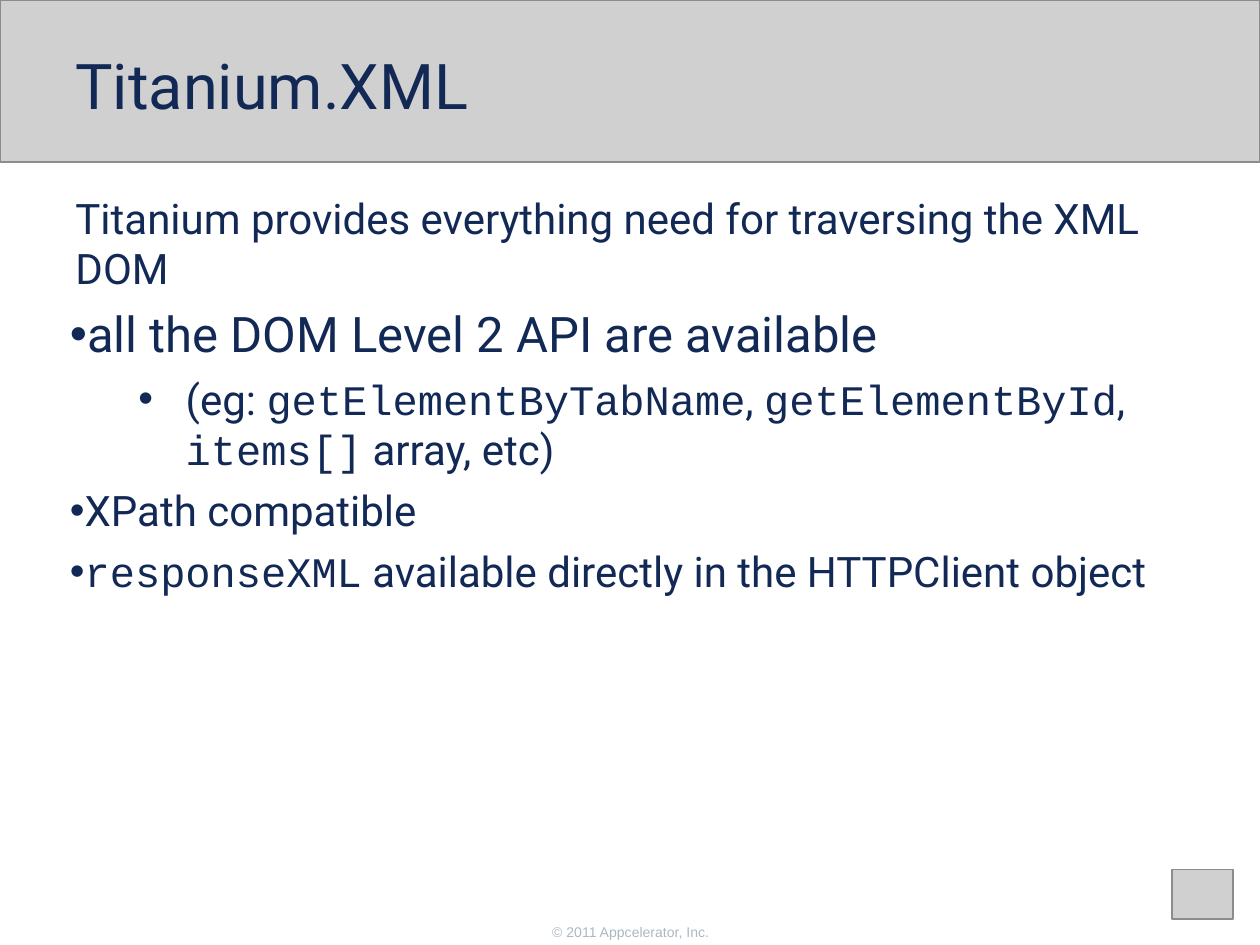
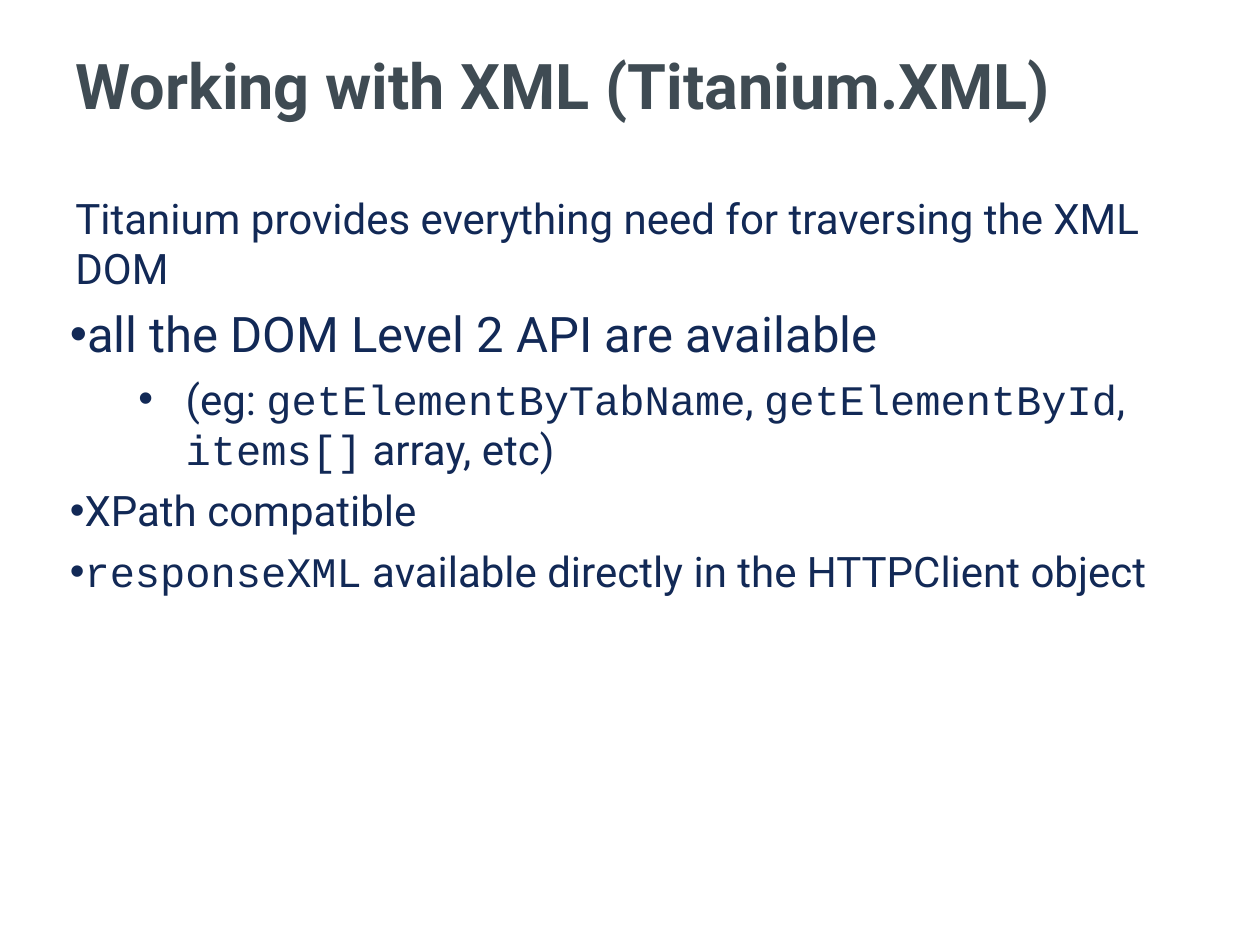
Before and after one commit to appcelerator-training-archive/tcad_certification, a slide deck: slide 13 of 260/260.ppt. Drawn at 1260x945 pixels with LibreOffice and Linux fonts; fonts in the diff are those of the drawing; grey boxes stand for pictures; background and template pictures are left out. Boxes give left, top, right and bottom in pixels: in the first picture for what was removed or moved away, otherwise in the second. Text is boxed around its words. In the diff, an @@ line names an element or a change of style, - is before the commit and + after.

```diff
--- a/260/260.ppt
+++ b/260/260.ppt
@@ picture removed at (0,0,1260,163) @@
@@ title at (76,59,1050,123): text changed; text colour #122956 to #3F4B53; bold on @@
-Titanium.XML
+Working with XML (Titanium.XML)
@@ picture removed at (1172,869,1232,919) @@
@@ text removed at (566,927,709,940) @@
-© 2011 Appcelerator, Inc.
```
Also in this commit, not shown: 10 other slides changed, 8 slides added, 5 slides removed, 12 other files.
